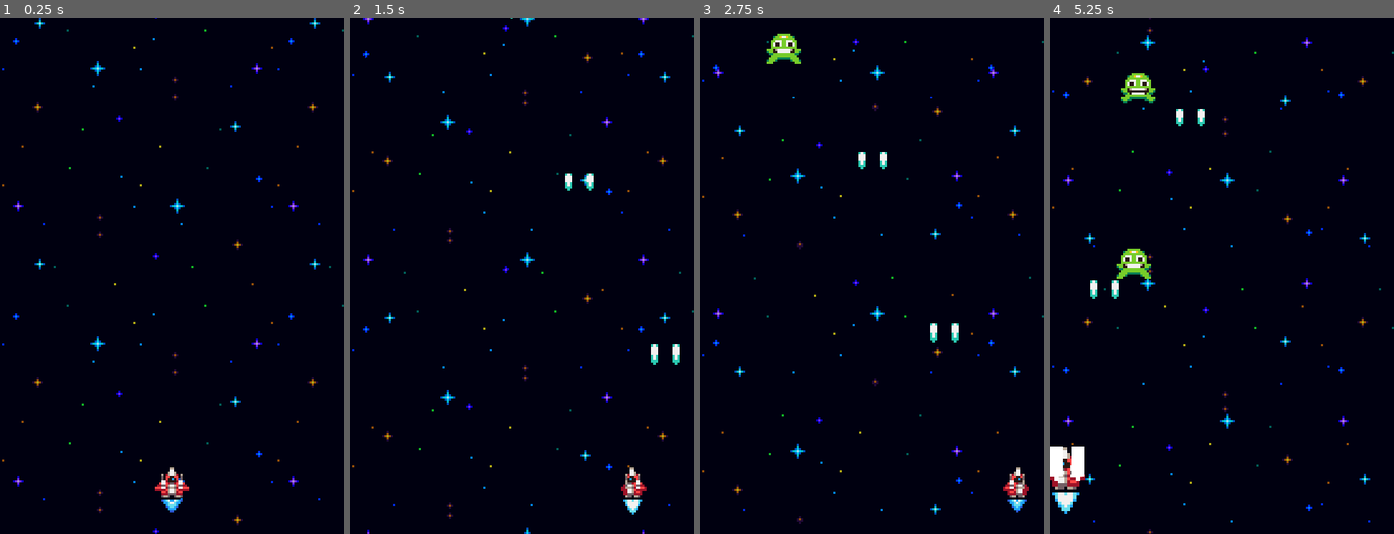
Above: before the commit, frames 1-4 (left to right).
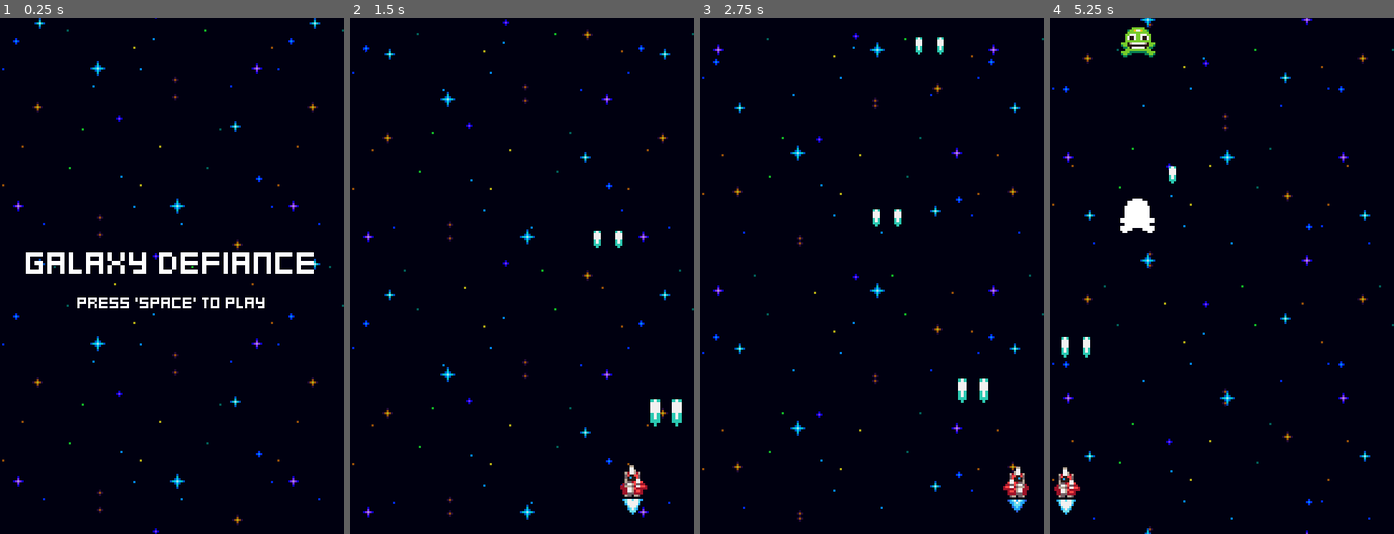
Above: after the commit, the same moments.

Repository: brunobmello25/godot-space-shooters
Game: Godot game, scene res://menus/menu.tscn
Two runs of this game, one before a commit and one after it. Both use one fixed random seed, a clock stepped at 60 frames per second and the inputs below. Before the commit the project starts from res://world/world.tscn.
Inputs:
- Up to frame 1 (0.25 s): no input
- Up to frame 2 (1.5 s): tap Space at 0.5 s; hold Right (ui_right) 0.53-1.28 s; tap Enter (ui_accept) at 0.6, 0.77, 1.07, 1.35 s; hold Left (ui_left) from 1.28 s (still down)
- Up to frame 3 (2.75 s): tap Enter (ui_accept) at 1.52, 1.82, 2.1 s; release Left (ui_left) at 2.03 s; hold Right (ui_right) from 2.03 s (still down)
- Up to frame 4 (5.25 s): tap Enter (ui_accept) at 2.85, 3.02, 3.32, 3.6, 3.77, 4.07, 4.35, 4.52, 4.82, 5.1 s; release Right (ui_right) at 3.53 s; hold Left (ui_left) from 3.53 s (still down)

The runs differ from the first frame. In frame 1, 2.7% of the frame differs, in the area x 7-92%, y 45-96%; in frame 2, 2.8%; in frame 3, 3.0%; in frame 4, 5.0%, in the area x 0-100%, y 0-100%.

Commit message:
basic menus and game over

Diff:
--- /dev/null
+++ b/fonts/default_label_settings.tres
@@ -0,0 +1,7 @@
+[gd_resource type="LabelSettings" load_steps=2 format=3 uid="uid://dsixfe8xxbago"]
+
+[ext_resource type="FontFile" uid="uid://dbrg0mtmxajqm" path="res://fonts/kenney_mini_square.ttf" id="1_mwylx"]
+
+[resource]
+font = ExtResource("1_mwylx")
+font_size = 8
--- /dev/null
+++ b/fonts/title_label_settings.tres
@@ -0,0 +1,6 @@
+[gd_resource type="LabelSettings" load_steps=2 format=3 uid="uid://0bmjrhy62lj5"]
+
+[ext_resource type="FontFile" uid="uid://dbrg0mtmxajqm" path="res://fonts/kenney_mini_square.ttf" id="1_jtdgy"]
+
+[resource]
+font = ExtResource("1_jtdgy")
--- /dev/null
+++ b/menus/game_over.gd
@@ -0,0 +1,6 @@
+extends Control
+
+
+func _process(delta):
+	if Input.is_action_just_pressed("ui_accept"):
+		get_tree().change_scene_to_file("res://menus/menu.tscn")
--- /dev/null
+++ b/menus/game_over.tscn
@@ -0,0 +1,41 @@
+[gd_scene load_steps=5 format=3 uid="uid://dp1g15p548ef1"]
+
+[ext_resource type="PackedScene" uid="uid://baq2pqaolj0e8" path="res://effects/space_background.tscn" id="1_ei38n"]
+[ext_resource type="Script" path="res://menus/game_over.gd" id="1_ot6n8"]
+[ext_resource type="LabelSettings" uid="uid://0bmjrhy62lj5" path="res://fonts/title_label_settings.tres" id="2_ep4f1"]
+[ext_resource type="LabelSettings" uid="uid://dsixfe8xxbago" path="res://fonts/default_label_settings.tres" id="3_41q1y"]
+
+[node name="GameOver" type="Control"]
+layout_mode = 3
+anchors_preset = 15
+anchor_right = 1.0
+anchor_bottom = 1.0
+grow_horizontal = 2
+grow_vertical = 2
+script = ExtResource("1_ot6n8")
+
+[node name="SpaceBackground" parent="." instance=ExtResource("1_ei38n")]
+
+[node name="CenterContainer" type="CenterContainer" parent="."]
+layout_mode = 1
+anchors_preset = 15
+anchor_right = 1.0
+anchor_bottom = 1.0
+grow_horizontal = 2
+grow_vertical = 2
+
+[node name="VBoxContainer" type="VBoxContainer" parent="CenterContainer"]
+layout_mode = 2
+
+[node name="GameOver" type="Label" parent="CenterContainer/VBoxContainer"]
+layout_mode = 2
+text = "Game over"
+label_settings = ExtResource("2_ep4f1")
+horizontal_alignment = 1
+
+[node name="MenuLabel" type="Label" parent="CenterContainer/VBoxContainer"]
+layout_mode = 2
+text = "Press 'space' to return
+to the start menu"
+label_settings = ExtResource("3_41q1y")
+horizontal_alignment = 1
--- /dev/null
+++ b/menus/menu.gd
@@ -0,0 +1,6 @@
+extends Control
+
+
+func _process(delta):
+	if Input.is_action_just_pressed("ui_accept"):
+		get_tree().change_scene_to_file("res://world/world.tscn")
--- /dev/null
+++ b/menus/menu.tscn
@@ -0,0 +1,40 @@
+[gd_scene load_steps=5 format=3 uid="uid://dx4sqk41uobjf"]
+
+[ext_resource type="PackedScene" uid="uid://baq2pqaolj0e8" path="res://effects/space_background.tscn" id="1_etd0n"]
+[ext_resource type="Script" path="res://menus/menu.gd" id="1_vcbap"]
+[ext_resource type="LabelSettings" uid="uid://0bmjrhy62lj5" path="res://fonts/title_label_settings.tres" id="2_i314f"]
+[ext_resource type="LabelSettings" uid="uid://dsixfe8xxbago" path="res://fonts/default_label_settings.tres" id="3_pvpgq"]
+
+[node name="Menu" type="Control"]
+layout_mode = 3
+anchors_preset = 15
+anchor_right = 1.0
+anchor_bottom = 1.0
+grow_horizontal = 2
+grow_vertical = 2
+script = ExtResource("1_vcbap")
+
+[node name="SpaceBackground" parent="." instance=ExtResource("1_etd0n")]
+
+[node name="CenterContainer" type="CenterContainer" parent="."]
+layout_mode = 1
+anchors_preset = 15
+anchor_right = 1.0
+anchor_bottom = 1.0
+grow_horizontal = 2
+grow_vertical = 2
+
+[node name="VBoxContainer" type="VBoxContainer" parent="CenterContainer"]
+layout_mode = 2
+
+[node name="Title" type="Label" parent="CenterContainer/VBoxContainer"]
+layout_mode = 2
+text = "Galaxy Defiance"
+label_settings = ExtResource("2_i314f")
+horizontal_alignment = 1
+
+[node name="Start" type="Label" parent="CenterContainer/VBoxContainer"]
+layout_mode = 2
+text = "Press 'space' to play"
+label_settings = ExtResource("3_pvpgq")
+horizontal_alignment = 1
--- a/project.godot
+++ b/project.godot
@@ -11,7 +11,7 @@
 [application]
 
 config/name="godot-space-shooter"
-run/main_scene="res://world/world.tscn"
+run/main_scene="res://menus/menu.tscn"
 config/features=PackedStringArray("4.2", "Forward Plus")
 config/icon="res://icon.svg"
 
--- /dev/null
+++ b/world/world.gd
@@ -0,0 +1,11 @@
+extends Node2D
+
+
+@onready var ship = $Ship
+
+
+func _ready():
+	ship.tree_exiting.connect(func():
+		await get_tree().create_timer(1.0).timeout
+		get_tree().change_scene_to_file("res://menus/game_over.tscn")
+	)
--- a/world/world.tscn
+++ b/world/world.tscn
@@ -1,10 +1,12 @@
-[gd_scene load_steps=4 format=3 uid="uid://ceomhms682amk"]
+[gd_scene load_steps=5 format=3 uid="uid://ceomhms682amk"]
 
+[ext_resource type="Script" path="res://world/world.gd" id="1_6qu5l"]
 [ext_resource type="PackedScene" uid="uid://cxgqf1h62jexd" path="res://ship/ship.tscn" id="1_detqh"]
 [ext_resource type="PackedScene" uid="uid://baq2pqaolj0e8" path="res://effects/space_background.tscn" id="2_63kdx"]
 [ext_resource type="PackedScene" uid="uid://cwoy2v5sevjaw" path="res://enemies/enemy_generator.tscn" id="3_546o1"]
 
 [node name="World" type="Node2D"]
+script = ExtResource("1_6qu5l")
 
 [node name="Ship" parent="." instance=ExtResource("1_detqh")]
 position = Vector2(80, 216)
